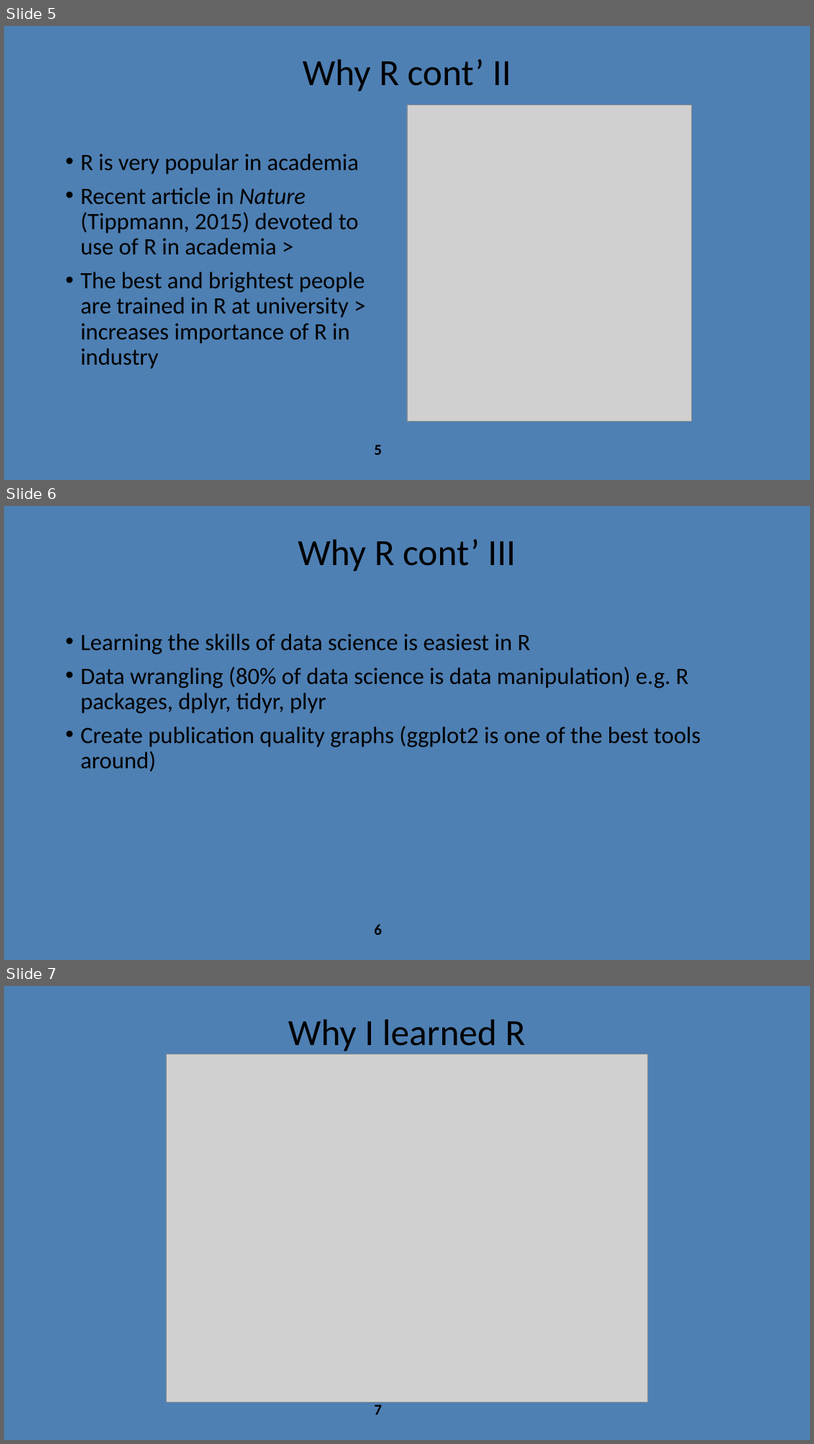
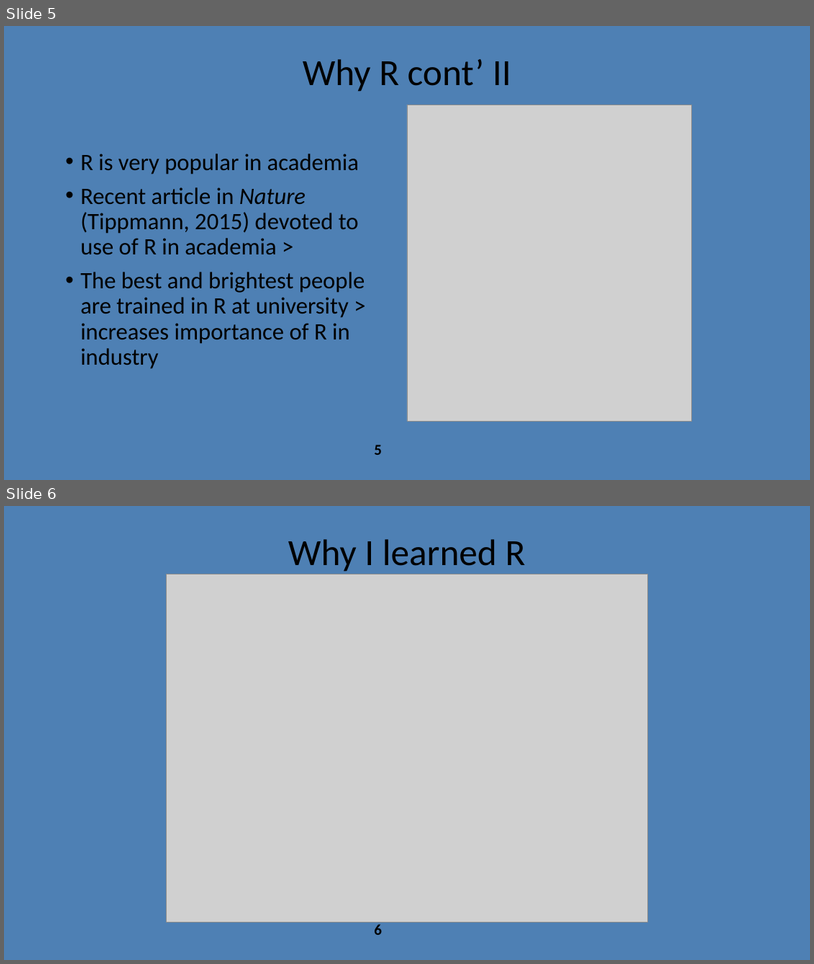
Before and after one commit to Primesty/WhyR, a slide deck: WhyR.pptx. Shown one above the other, each under a label of ours: slides 5, 6 and 7 before the commit, slides 5 and 6 after it. The pictures are 814x1444 and 814x964 pixels, drawn with LibreOffice and Linux fonts; fonts in the diff are those of the drawing; grey boxes stand for pictures; background and template pictures are left out. Boxes give left, top, right and bottom in pixels: in the first picture for what was removed or moved away, otherwise in the second. Text is boxed around its words. In the diff, an @@ line names an element or a change of style, - is before the commit and + after.

```diff
--- a/WhyR.pptx
+++ b/WhyR.pptx
@@ slide 6 removed at (4, 506, 810, 960), background #1F5FA0 at 79% opacity @@
@@ title removed at (298, 539, 516, 572) @@
-Why R cont’ III
@@ text removed at (80, 633, 701, 772) @@
-• Learning the skills of data science is easiest in R
-• Data wrangling (80% of data science is data manipulation) e.g. R packages, dplyr, tidyr, plyr
-• Create publication quality graphs (ggplot2 is one of the best tools around)
@@ page number removed at (374, 924, 382, 934) @@
-6
@@ what was slide 7 is now slide 6 @@
@@ page number at (374, 924, 382, 934): text changed @@
-7
+6
```
Also in this commit, not shown: 4 slides changed, 1 slide added, 2 other slides removed, 2 other files.
